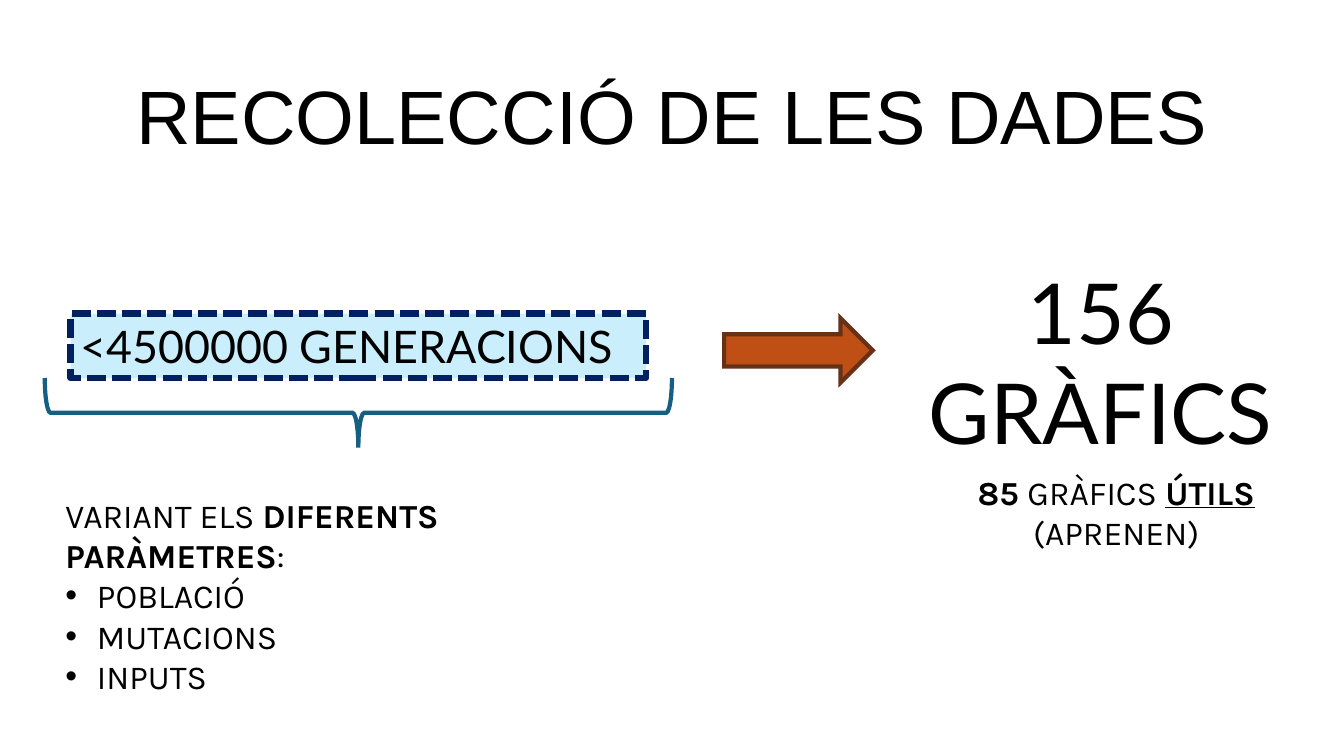
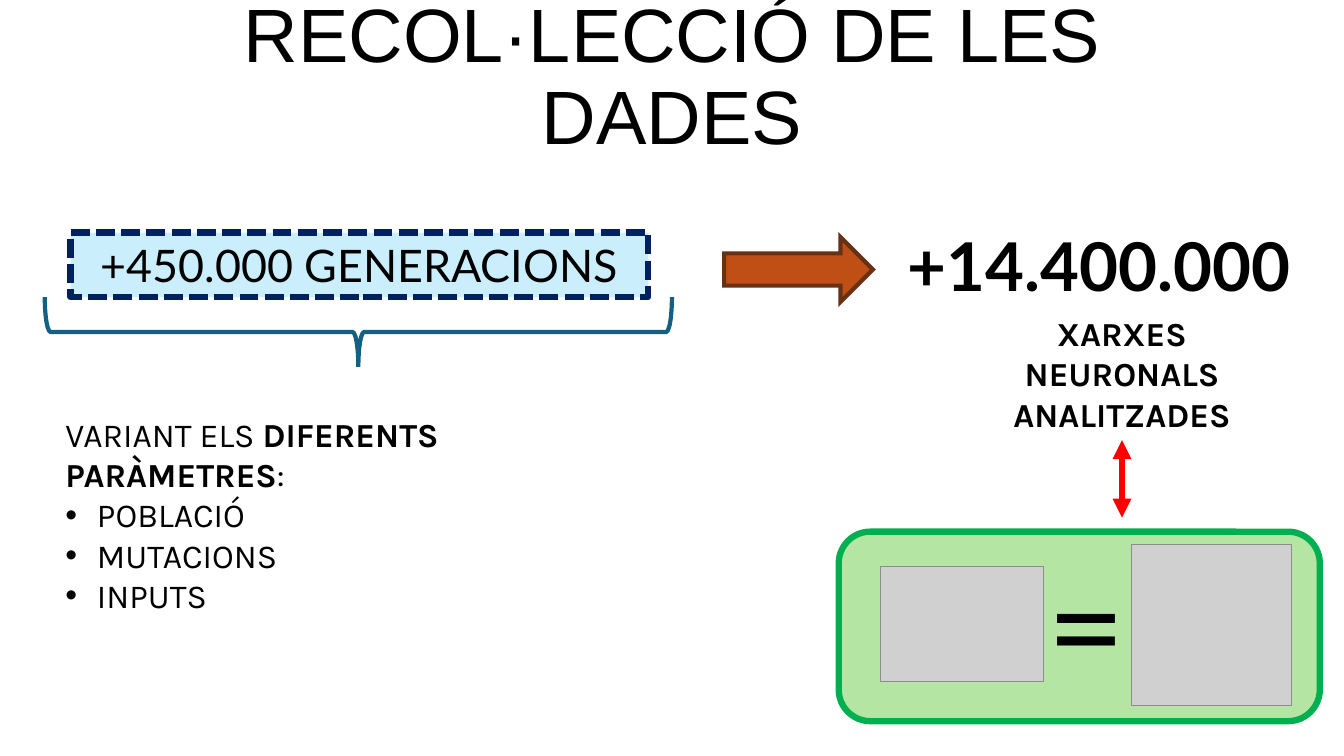
Before and after one commit to FerrerJan/Treball-de-Recerca-IA, a slide deck: slide 17 of TR_ESCRIT/PPT_Teo.pptx. Drawn at 1344x756 pixels with LibreOffice and Linux fonts; fonts in the diff are those of the drawing; grey boxes stand for pictures. Boxes give left, top, right and bottom in pixels: in the first picture for what was removed or moved away, otherwise in the second. Text is boxed around its words. In the diff, an @@ line names an element or a change of style, - is before the commit and + after.

```diff
--- a/TR_ESCRIT/PPT_Teo.pptx
+++ b/TR_ESCRIT/PPT_Teo.pptx
@@ title at box(244, 2, 1100, 145): text changed @@
-RECOLECCIÓ DE LES DADES
+RECOL·LECCIÓ DE LES DADES
@@ 1 text, 1 left brace, 1 right arrow, 1 rectangle: place and size @@
-1 text, 1 left brace, 1 right arrow, 1 rectangle at box(45, 314, 873, 690)
+1 text, 1 left brace, 1 right arrow, 1 rectangle at box(45, 233, 873, 609)
@@ text in rectangle at box(101, 249, 618, 283): text changed @@
-<4500000 GENERACIONS
++450.000 GENERACIONS
@@ text added at box(908, 242, 1291, 292), 48 pt, text #000000, bold @@
++14.400.000
@@ text removed at box(929, 283, 1272, 445) @@
-156
-GRÀFICS
@@ text at box(1013, 323, 1230, 428): text changed; bold on @@
-85 GRÀFICS ÚTILS
-(APRENEN)
+XARXES NEURONALS ANALITZADES
@@ double arrow added from (1122, 441) to (1122, 518), #FF0000 4.5 pt @@
@@ rounded rectangle added at box(839, 531, 1320, 721), fill #B4E5A2, outline #00B050 4.5 pt @@
@@ text added at box(1038, 536, 1107, 710), 96 pt, text #000000 @@
+=
@@ picture added at box(881, 567, 1045, 682) @@
@@ picture added at box(1131, 544, 1292, 705) @@
```
Also in this commit, not shown: 9 other slides changed, 12 slides added, 3 slides removed.
